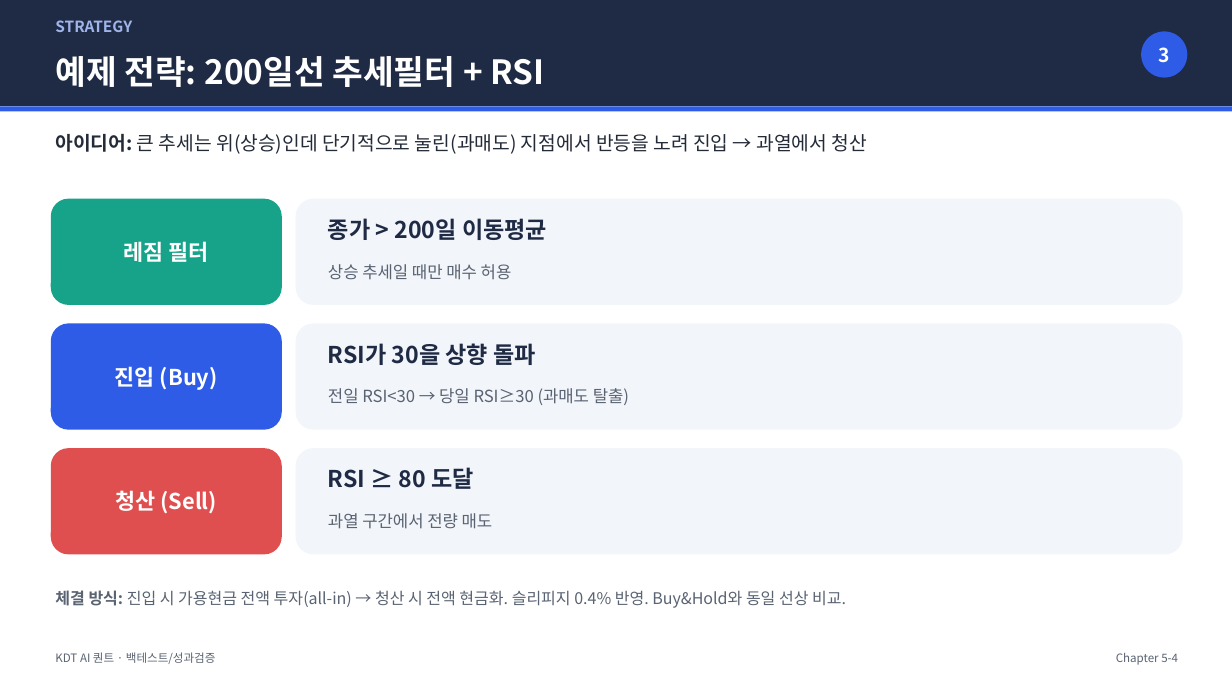
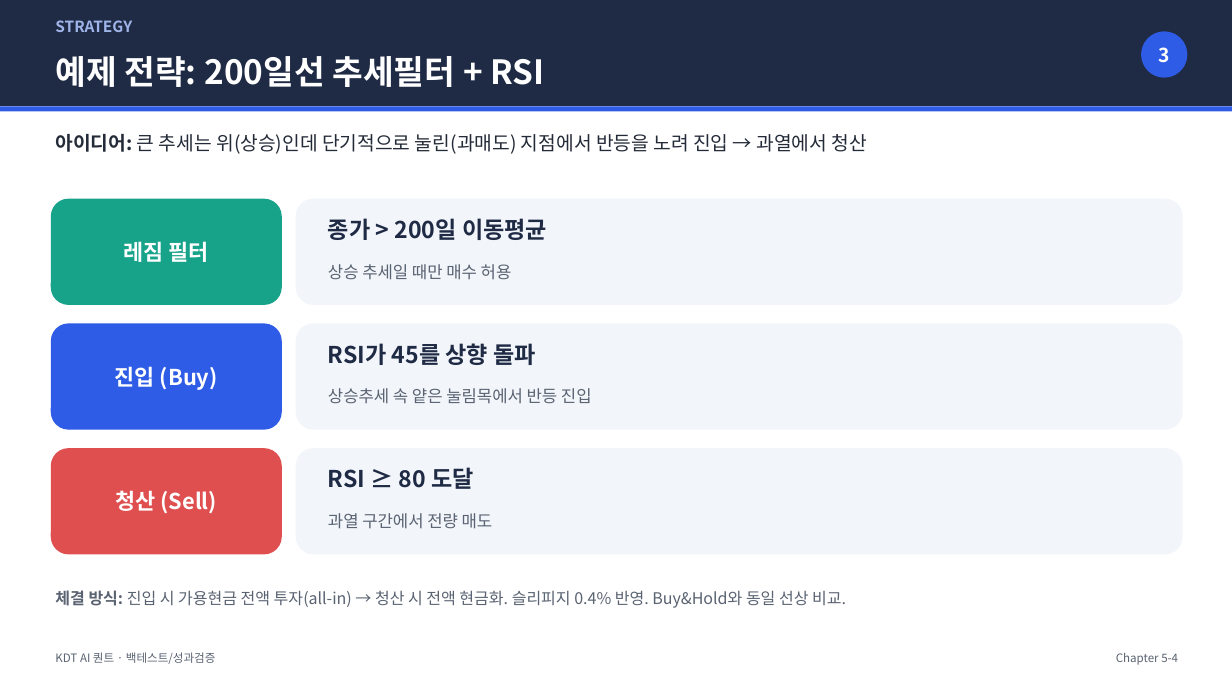
Before and after one commit to pdhman/Quant, a slide deck: slide 3 of COLAB source/백테스팅_워크포워드_강의개요.pptx. Drawn at 1232x693 pixels with LibreOffice and Linux fonts; fonts in the diff are those of the drawing. Boxes give left, top, right and bottom in pixels: in the first picture for what was removed or moved away, otherwise in the second. Text is boxed around its words. In the diff, an @@ line names an element or a change of style, - is before the commit and + after.

```diff
--- a/COLAB source/백테스팅_워크포워드_강의개요.pptx
+++ b/COLAB source/백테스팅_워크포워드_강의개요.pptx
@@ text at (328, 343, 536, 365): text changed @@
-RSI가 30을 상향 돌파
+RSI가 45를 상향 돌파
@@ text at (328, 388, 592, 404): text changed @@
-전일 RSI<30 → 당일 RSI≥30 (과매도 탈출)
+상승추세 속 얕은 눌림목에서 반등 진입
```
Also in this commit, not shown: 1 other slide changed, 1 other file.
